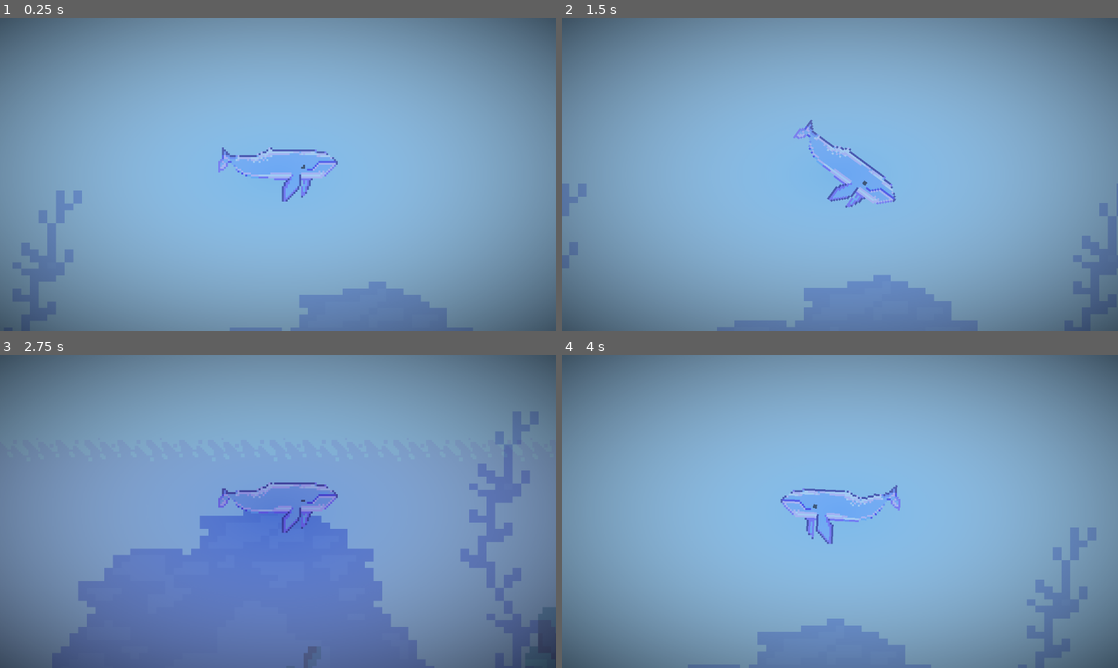
Above: before the commit, frames 1-4 (two rows, left to right).
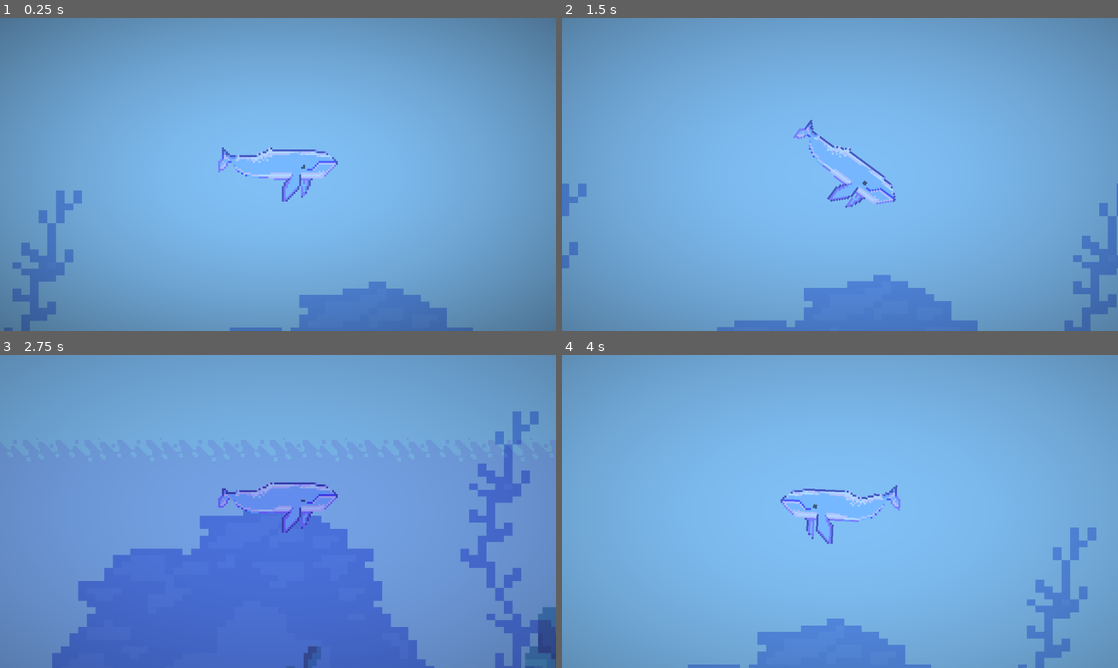
Above: after the commit, the same moments.

Repository: milana-94888u/revenge-of-the-deep
Game: Godot game, scene res://src/world/world.tscn
The game is run twice, just before and just after one commit, with the same random seed, the same clock (stepped at 60 frames per second) and the same inputs.
Inputs:
- Up to frame 1 (0.25 s): no input
- Up to frame 2 (1.5 s): hold Right (ui_right) 0.53-1.28 s; hold Down (ui_down) from 1.28 s (still down)
- Up to frame 3 (2.75 s): release Down (ui_down) at 2.03 s; hold Right (ui_right) from 2.03 s (still down)
- Up to frame 4 (4 s): release Right (ui_right) at 2.78 s; hold Up (ui_up) 2.78-3.53 s; hold Left (ui_left) from 3.53 s (still down)

The runs differ from the first frame. In frame 1, 15% of the frame differs, in the area x 0-100%, y 0-100%; in frame 2, 47%; in frame 3, 57%; in frame 4, 63%.

Commit message:
add simple ship

Diff:
--- /dev/null
+++ b/src/ship/ship.gd
@@ -0,0 +1,6 @@
+extends Sprite2D
+
+
+func _on_attack_area_body_entered(body: Node2D) -> void:
+	if body is Whale:
+		body
--- /dev/null
+++ b/src/ship/ship.tscn
@@ -0,0 +1,55 @@
+[gd_scene load_steps=7 format=3 uid="uid://sg1awmxnd4x5"]
+
+[ext_resource type="Texture2D" uid="uid://chh5s6oto3qxx" path="res://assets/ship/ship_full.png" id="1_mxkm1"]
+[ext_resource type="Texture2D" uid="uid://c77kvisssyumx" path="res://assets/ship/ship_particles.png" id="2_2m1jq"]
+[ext_resource type="Script" path="res://src/ship/ship.gd" id="2_8wga2"]
+
+[sub_resource type="CanvasItemMaterial" id="CanvasItemMaterial_lsxgu"]
+particles_animation = true
+particles_anim_h_frames = 1
+particles_anim_v_frames = 4
+particles_anim_loop = false
+
+[sub_resource type="ParticleProcessMaterial" id="ParticleProcessMaterial_q4yke"]
+emission_shape = 3
+emission_box_extents = Vector3(66, 59, 1)
+particle_flag_disable_z = true
+direction = Vector3(0, -1, 0)
+spread = 60.0
+gravity = Vector3(0, 98, 0)
+initial_velocity_min = 200.0
+initial_velocity_max = 200.0
+angular_velocity_min = -60.0
+angular_velocity_max = 75.0
+orbit_velocity_min = 0.0
+orbit_velocity_max = 0.0
+anim_offset_max = 1.0
+
+[sub_resource type="RectangleShape2D" id="RectangleShape2D_ith0v"]
+size = Vector2(192, 128)
+
+[node name="Ship" type="Sprite2D"]
+texture_filter = 1
+texture = ExtResource("1_mxkm1")
+script = ExtResource("2_8wga2")
+
+[node name="DestroyParticles" type="GPUParticles2D" parent="."]
+material = SubResource("CanvasItemMaterial_lsxgu")
+scale = Vector2(1.5, 1.5)
+emitting = false
+amount = 12
+process_material = SubResource("ParticleProcessMaterial_q4yke")
+texture = ExtResource("2_2m1jq")
+one_shot = true
+explosiveness = 1.0
+
+[node name="Line2D" type="Line2D" parent="."]
+scale = Vector2(1.5, 1.5)
+
+[node name="AttackArea" type="Area2D" parent="."]
+
+[node name="CollisionShape2D" type="CollisionShape2D" parent="AttackArea"]
+position = Vector2(0, 64)
+shape = SubResource("RectangleShape2D_ith0v")
+
+[connection signal="body_entered" from="AttackArea" to="." method="_on_attack_area_body_entered"]
--- a/src/whale/whale.gd
+++ b/src/whale/whale.gd
@@ -1,4 +1,5 @@
 extends CharacterBody2D
+class_name Whale
 
 
 @onready var physics_frames := ProjectSettings.get_setting("physics/common/physics_ticks_per_second") as float
--- /dev/null
+++ b/src/world/ShipPathFollow.gd
@@ -0,0 +1,15 @@
+extends PathFollow2D
+
+
+@onready var physics_frames := ProjectSettings.get_setting("physics/common/physics_ticks_per_second") as float
+
+
+@export var speed := 5
+
+
+@onready var ship := $Ship as Sprite2D
+#@onready var
+
+
+func _physics_process(delta: float) -> void:
+	progress += speed * delta * physics_frames
--- /dev/null
+++ b/src/world/vignetting.gdshader
@@ -0,0 +1,7 @@
+shader_type canvas_item;
+
+
+void fragment() {
+	vec2 modifiers = cos(SCREEN_UV - vec2(0.5));
+	COLOR.a = 1.0 - pow(modifiers.x * modifiers.y, 1.5 + cos(TIME) * 0.5);
+}
--- a/src/world/world.gd
+++ b/src/world/world.gd
@@ -1,6 +1,6 @@
 extends Node2D
 
 
-func _process(delta: float) -> void:
+func _process(_delta: float) -> void:
 	var depth := clampf($Whale.position.y, 0.0, 928.0) / 928.0
 	$DirectionalLight2D.energy = (1 - depth) * 2.0
--- a/src/world/world.tscn
+++ b/src/world/world.tscn
@@ -1,10 +1,13 @@
-[gd_scene load_steps=13 format=3 uid="uid://dg0dmwxqqnjh2"]
+[gd_scene load_steps=16 format=3 uid="uid://dg0dmwxqqnjh2"]
 
 [ext_resource type="Script" path="res://src/world/world.gd" id="1_aautu"]
 [ext_resource type="Texture2D" uid="uid://bngvqwqh6gaq" path="res://assets/tiles/water.png" id="1_b6be4"]
 [ext_resource type="Texture2D" uid="uid://dfjplg1h0bgys" path="res://assets/background/layers/far.png" id="1_qdo55"]
 [ext_resource type="Texture2D" uid="uid://djobq2fm5l7p5" path="res://assets/background/layers/foregound-merged.png" id="2_dgmhj"]
 [ext_resource type="PackedScene" uid="uid://dya0egt7juqx3" path="res://src/whale/whale.tscn" id="2_wfaic"]
+[ext_resource type="Script" path="res://src/world/ShipPathFollow.gd" id="6_oawcq"]
+[ext_resource type="PackedScene" uid="uid://sg1awmxnd4x5" path="res://src/ship/ship.tscn" id="6_q7bx0"]
+[ext_resource type="Shader" path="res://src/world/vignetting.gdshader" id="8_qsku4"]
 
 [sub_resource type="OccluderPolygon2D" id="OccluderPolygon2D_rlc6v"]
 polygon = PackedVector2Array(-8, 16, 16, -8, 16, 16)
@@ -118,17 +121,14 @@
 terrain_set_1/terrain_0/color = Color(0.5, 0.34375, 0.25, 1)
 sources/0 = SubResource("TileSetAtlasSource_2w48e")
 
-[sub_resource type="Gradient" id="Gradient_l2eno"]
-colors = PackedColorArray(1, 1, 1, 0, 0, 0, 0, 0.752941)
-
-[sub_resource type="GradientTexture2D" id="GradientTexture2D_1c7ag"]
-gradient = SubResource("Gradient_l2eno")
-width = 1152
-height = 648
-fill = 1
-fill_from = Vector2(0.5, 0.5)
-fill_to = Vector2(0.9, 0.2)
-metadata/_snap_enabled = true
+[sub_resource type="Curve2D" id="Curve2D_5kqrm"]
+_data = {
+"points": PackedVector2Array(0, 0, 0, 0, 195, -20, 0, 0, 0, 0, 4466, -20)
+}
+point_count = 2
+
+[sub_resource type="ShaderMaterial" id="ShaderMaterial_k6lox"]
+shader = ExtResource("8_qsku4")
 
 [node name="World" type="Node2D"]
 texture_filter = 1
@@ -180,18 +180,29 @@
 shadow_enabled = true
 
 [node name="CanvasModulate" type="CanvasModulate" parent="."]
-color = Color(0.333333, 0.258824, 0.407843, 1)
+color = Color(0.447059, 0.352941, 0.537255, 1)
 
 [node name="Whale" parent="." instance=ExtResource("2_wfaic")]
 z_index = -100
 position = Vector2(1236, 155)
 
+[node name="ShipPath" type="Path2D" parent="."]
+curve = SubResource("Curve2D_5kqrm")
+
+[node name="ShipPathFollow" type="PathFollow2D" parent="ShipPath"]
+position = Vector2(195, -20)
+rotates = false
+script = ExtResource("6_oawcq")
+
+[node name="Ship" parent="ShipPath/ShipPathFollow" instance=ExtResource("6_q7bx0")]
+
 [node name="CanvasLayer" type="CanvasLayer" parent="."]
 
-[node name="TextureRect" type="TextureRect" parent="CanvasLayer"]
-offset_left = -345.6
-offset_top = -194.4
-offset_right = 806.4
-offset_bottom = 453.6
-scale = Vector2(1.6, 1.6)
-texture = SubResource("GradientTexture2D_1c7ag")
+[node name="Vignette" type="ColorRect" parent="CanvasLayer"]
+material = SubResource("ShaderMaterial_k6lox")
+anchors_preset = 15
+anchor_right = 1.0
+anchor_bottom = 1.0
+grow_horizontal = 2
+grow_vertical = 2
+color = Color(0, 0, 0, 1)
Binary file added: assets/ship/ship_full.png
Not shown, added: assets/ship/ship_full.png.import
Binary file added: assets/ship/ship_particles.png
Not shown, added: assets/ship/ship_particles.png.import
